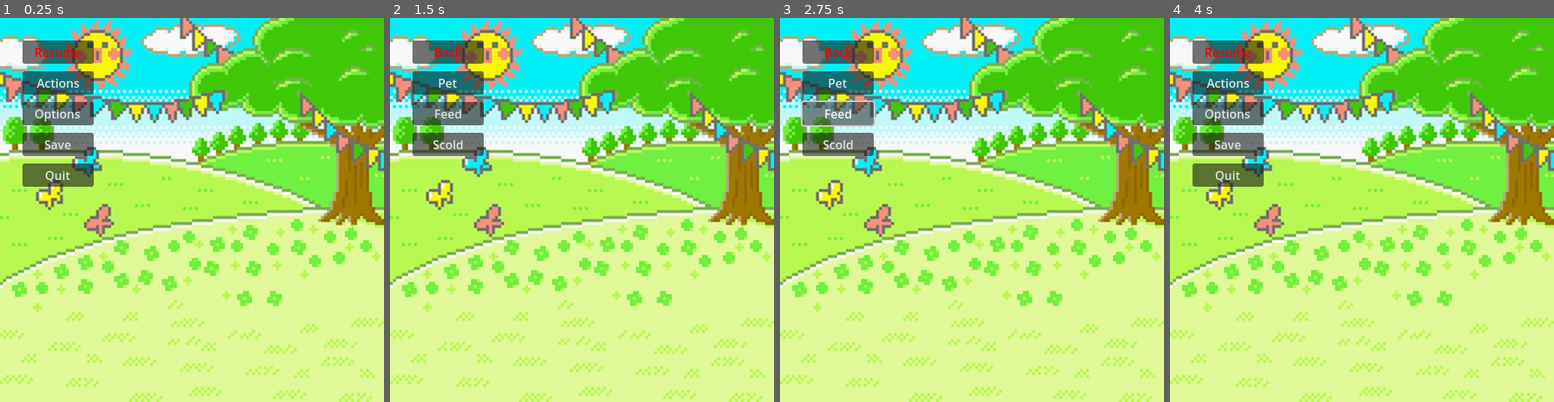
Above: before the commit, frames 1-4 (left to right).
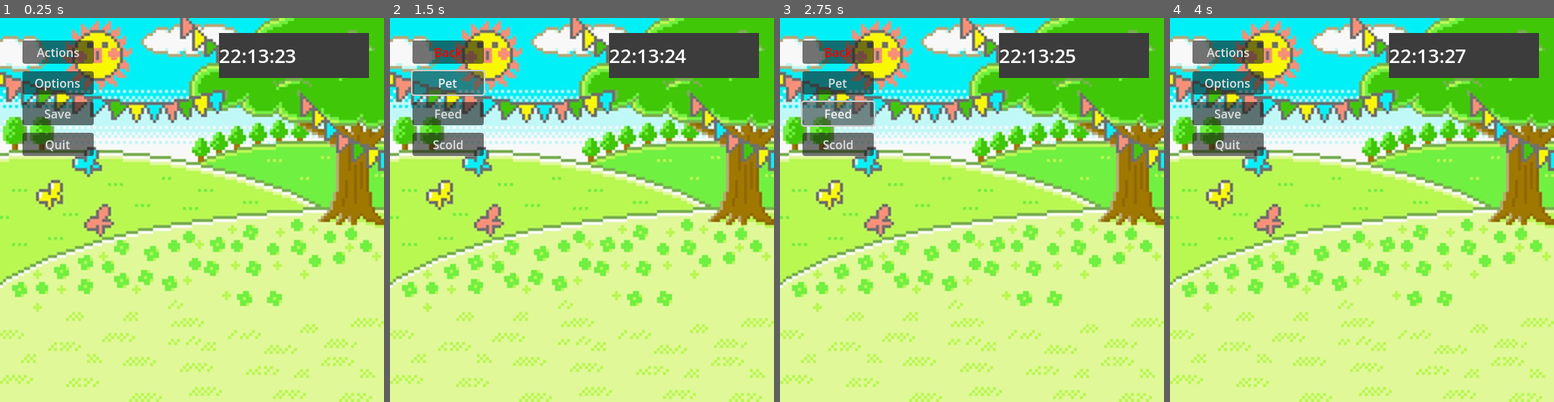
Above: after the commit, the same moments.

Repository: Izendi/egg_friend
Game: Godot game, scene res://assets/scenes/areas/tamagotchi_global.tscn
Same seed, same stepped clock (60 frames per second), same inputs: the game is played once before the commit and once after it.
Inputs (mouse positions are in pixels of both pictures, inside the frame that each line leads up to):
- Up to frame 1 (0.25 s): no input
- Up to frame 2 (1.5 s): click (447, 52) at 0.5 s, where only the run before the commit has a clickable "Resume"; click (447, 83) at 1.25 s, where only the run after the commit has a clickable "Pet"
- Up to frame 3 (2.75 s): click "Feed" at 2 s
- Up to frame 4 (4 s): click "Scold" at 2.75 s; click "Back" at 3.5 s

The runs differ from the first frame. In frame 1, 6.3% of the frame differs, in the area x 5-97%, y 3-44%; in frame 2, 4.8%; in frame 3, 4.6%; in frame 4, 6.3%.
Error after the commit: Invalid call. Nonexistent function 'setAnimation' in base 'Nil'. (res://assets/scenes/areas/tamagotchi_global.gd:91)

Commit message:
added new UI panels and updated UI interactions

Diff:
--- a/assets/scenes/areas/menu_manager.gd
+++ b/assets/scenes/areas/menu_manager.gd
@@ -9,6 +9,8 @@
 
 #Signals for global manager
 signal pet_egg_friend # no payload
+signal feed_egg_friend # no payload
+signal scold_egg_friend # no payload
 signal background_changed(backgroundName: String)
 signal egg_friend_changed(friendName: String)
 
@@ -27,10 +29,6 @@
 # Called every frame. 'delta' is the elapsed time since the previous frame.
 func _process(delta):
 	pass
-
-
-func _on_button_feed_pressed():
-	pass # Replace with function body.
 
 
 func _on_button_actions_pressed():
@@ -62,10 +60,6 @@
 	menu_stack.back().visible = true
 
 
-func _on_button_pet_pressed():
-	pet_egg_friend.emit()
-
-
 func _on_button_set_background_1_pressed():
 	background_changed.emit("field")
 
@@ -80,3 +74,15 @@
 
 func _on_button_set_egg_friend_1_pressed():
 	egg_friend_changed.emit("cd")
+
+
+func _on_button_scold_pressed():
+	scold_egg_friend.emit()
+
+
+func _on_button_feed_pressed():
+	feed_egg_friend.emit()
+
+
+func _on_button_pet_pressed():
+	pet_egg_friend.emit()
--- a/assets/scenes/areas/node_2d_i_egg_friend.gd
+++ b/assets/scenes/areas/node_2d_i_egg_friend.gd
@@ -21,8 +21,9 @@
 
 func setAnimation(new_anim: String):
 	if new_anim != current_anim:
-		_animated_sprite.play(new_anim)
-		current_anim = new_anim
+		if _animated_sprite.sprite_frames.has_animation(new_anim):
+			_animated_sprite.play(new_anim)
+			current_anim = new_anim
 
 func animate():
 	_animated_sprite.play(current_anim)
--- a/assets/scenes/areas/tamagotchi_global.gd
+++ b/assets/scenes/areas/tamagotchi_global.gd
@@ -2,23 +2,50 @@
 
 const ef_interface = preload("res://assets/scenes/areas/node_2d_i_egg_friend.gd")
 
+const default_IdleCount = 0.0
+const default_ReturnBuffer = 2.0
+
 @onready var world: Node2D = $Node2D_world
 @onready var menuSystem: CanvasLayer = $CanvasLayer
+
+@onready var time_label: Label = $CanvasLayer/Control_info/Panel/Label
+
 var current_level: Node2D = null
 var selected_egg_friend: ef_interface = null
+
+var bool_needToResetToIdele = false
+var idleCount: float = default_IdleCount #second
+
+@export var idleReturnBuffer: float = default_ReturnBuffer
 
 # Called when the node enters the scene tree for the first time.
 func _ready():
 	# Connect signals from menu sytem that will interact with egg friend
 	menuSystem.pet_egg_friend.connect(_on_pet_egg_friend)
+	menuSystem.scold_egg_friend.connect(_on_scold_egg_friend)
+	menuSystem.feed_egg_friend.connect(_on_feed_egg_friend)
+
 	menuSystem.background_changed.connect(_on_background_changed)
 	menuSystem.egg_friend_changed.connect(_on_egg_friend_chosen)
+
 	# Set up level loading system
 	load_level("res://assets/scenes/areas/node_2d_tamagotchi_rooms.tscn", "field")
 
 
 func _on_pet_egg_friend() -> void:
 	print("you pet your egg friend!")
+	set_current_egg_friend_animation("idle")
+	need_to_reset_to_idle(default_IdleCount, default_ReturnBuffer)
+
+func _on_scold_egg_friend() -> void:
+	print("you scold your egg friend!")
+	set_current_egg_friend_animation("sad")
+	need_to_reset_to_idle(default_IdleCount, default_ReturnBuffer)
+
+func _on_feed_egg_friend() -> void:
+	print("you feed your egg friend!")
+	set_current_egg_friend_animation("eating")
+	need_to_reset_to_idle(default_IdleCount, default_ReturnBuffer)
 
 func _on_background_changed(backgroundName: String) -> void:
 	print("background chosen is: ", backgroundName)
@@ -60,9 +87,8 @@
 	add_child(selected_egg_friend)
 
 
-# Called every frame. 'delta' is the elapsed time since the previous frame.
-func _process(delta):
-	pass
+func set_current_egg_friend_animation(animationName: String) -> void:
+	selected_egg_friend.setAnimation(animationName)
 
 
 func _on_button_feed_pressed():
@@ -76,10 +102,23 @@
 		print("Freeze Button Pressed")
 		selected_egg_friend.setAnimation("sad")
 
+func need_to_reset_to_idle(newIdleCount: float, newIdleReturnBuffer: float) -> void:
+	bool_needToResetToIdele = true
+	idleCount = newIdleCount
+	idleReturnBuffer = newIdleReturnBuffer
 
-func _on_button_egg_friend_2_pressed():
-	pass # Replace with function body.
+# Called every frame. 'delta' is the elapsed time since the previous frame.
+func _process(delta):
+	if bool_needToResetToIdele:
+		idleCount = idleCount + delta
 
+		if idleCount >= idleReturnBuffer:
+			bool_needToResetToIdele = false #exit out of upper if statement in the process loop
+			set_current_egg_friend_animation("idle")
+			idleCount = 0.0
 
-func _on_button_egg_friend_3_pressed():
-	pass # Replace with function body.
+	var now = Time.get_datetime_dict_from_system()
+	var h = str(now.hour).pad_zeros(2)
+	var m = str(now.minute).pad_zeros(2)
+	var s = str(now.second).pad_zeros(2)
+	time_label.text = "%s:%s:%s" % [h, m, s]
--- a/assets/scenes/areas/tamagotchi_global.tscn
+++ b/assets/scenes/areas/tamagotchi_global.tscn
@@ -1,8 +1,14 @@
-[gd_scene load_steps=3 format=3 uid="uid://214ce7ai1vg3"]
+[gd_scene load_steps=5 format=3 uid="uid://214ce7ai1vg3"]
 
 [ext_resource type="Script" uid="uid://bivcrv4c16j75" path="res://assets/scenes/areas/tamagotchi_global.gd" id="1_cxcdh"]
 [ext_resource type="Script" uid="uid://dqjsx45dg5ypi" path="res://assets/scenes/areas/menu_manager.gd" id="2_cxcdh"]
 
+[sub_resource type="StyleBoxFlat" id="StyleBoxFlat_cxcdh"]
+bg_color = Color(0.233926, 0.233925, 0.233925, 1)
+
+[sub_resource type="LabelSettings" id="LabelSettings_i6i21"]
+font_size = 26
+
 [node name="Node_tamagotchi_global" type="Node"]
 script = ExtResource("1_cxcdh")
 
@@ -12,6 +18,37 @@
 
 [node name="CanvasLayer" type="CanvasLayer" parent="."]
 script = ExtResource("2_cxcdh")
+
+[node name="Control_info" type="Control" parent="CanvasLayer"]
+layout_mode = 3
+anchors_preset = 1
+anchor_left = 1.0
+anchor_right = 1.0
+offset_left = -220.0
+offset_top = 20.0
+offset_right = -20.0
+offset_bottom = 80.0
+grow_horizontal = 0
+
+[node name="Panel" type="Panel" parent="CanvasLayer/Control_info"]
+layout_mode = 1
+anchors_preset = 15
+anchor_right = 1.0
+anchor_bottom = 1.0
+grow_horizontal = 2
+grow_vertical = 2
+theme_override_styles/panel = SubResource("StyleBoxFlat_cxcdh")
+
+[node name="Label" type="Label" parent="CanvasLayer/Control_info/Panel"]
+layout_mode = 1
+anchors_preset = 15
+anchor_right = 1.0
+anchor_bottom = 1.0
+grow_horizontal = 2
+grow_vertical = 2
+label_settings = SubResource("LabelSettings_i6i21")
+vertical_alignment = 1
+clip_text = true
 
 [node name="Control" type="Control" parent="CanvasLayer"]
 layout_mode = 3
@@ -65,18 +102,12 @@
 text = "Tamagotchi 3"
 
 [node name="Main_menu" type="VBoxContainer" parent="CanvasLayer/Control"]
-visible = false
-layout_mode = 1
-anchors_preset = -1
-anchor_right = 0.791667
-anchor_bottom = 0.515
-theme_override_constants/separation = 10
-metadata/_edit_use_anchors_ = true
-
-[node name="Button_resume" type="Button" parent="CanvasLayer/Control/Main_menu"]
-layout_mode = 2
-theme_override_colors/font_color = Color(0.956863, 0, 0, 1)
-text = "Resume"
+layout_mode = 1
+anchors_preset = -1
+anchor_right = 0.791667
+anchor_bottom = 0.515
+theme_override_constants/separation = 10
+metadata/_edit_use_anchors_ = true
 
 [node name="Button_actions" type="Button" parent="CanvasLayer/Control/Main_menu"]
 layout_mode = 2
@@ -207,6 +238,8 @@
 [connection signal="pressed" from="CanvasLayer/Control/Main_menu/Button_options" to="CanvasLayer" method="_on_button_options_pressed"]
 [connection signal="pressed" from="CanvasLayer/Control/Action_menu/Button_back" to="CanvasLayer" method="_on_button_back_pressed"]
 [connection signal="pressed" from="CanvasLayer/Control/Action_menu/Button_pet" to="CanvasLayer" method="_on_button_pet_pressed"]
+[connection signal="pressed" from="CanvasLayer/Control/Action_menu/Button_feed" to="CanvasLayer" method="_on_button_feed_pressed"]
+[connection signal="pressed" from="CanvasLayer/Control/Action_menu/Button_scold" to="CanvasLayer" method="_on_button_scold_pressed"]
 [connection signal="pressed" from="CanvasLayer/Control/Options_menu/Button_back" to="CanvasLayer" method="_on_button_back_pressed"]
 [connection signal="pressed" from="CanvasLayer/Control/Options_menu/Button_setBackground" to="CanvasLayer" method="_on_button_set_background_pressed"]
 [connection signal="pressed" from="CanvasLayer/Control/Options_menu/Button_setEggFriend" to="CanvasLayer" method="_on_button_set_egg_friend_pressed"]
